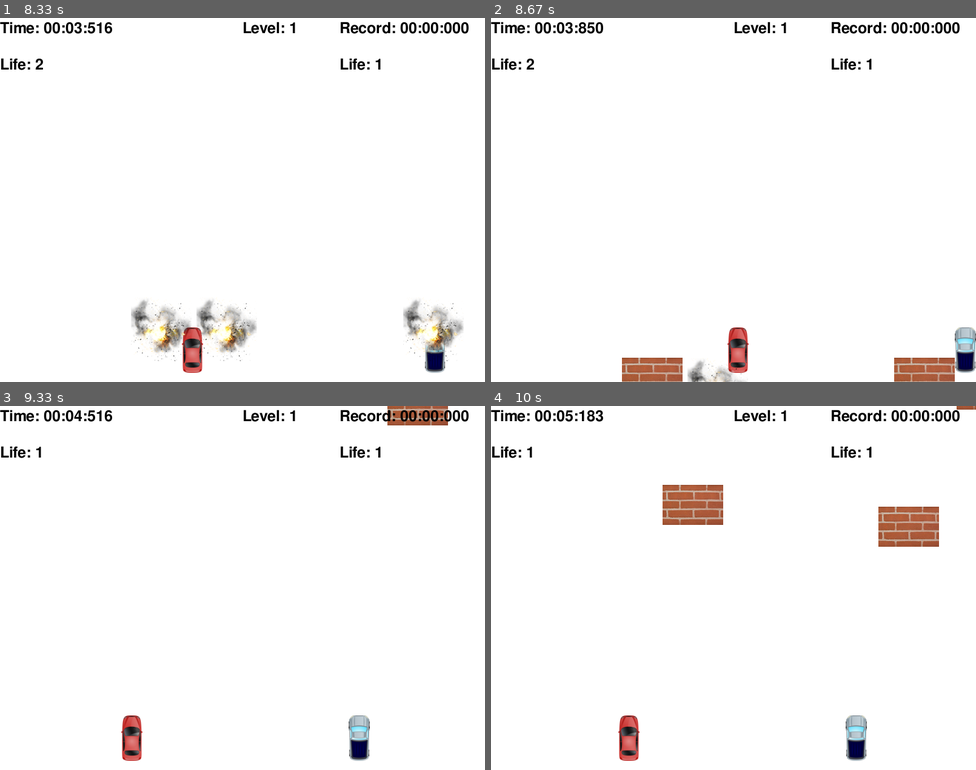
Above: before the commit, frames 1-4 (two rows, left to right).
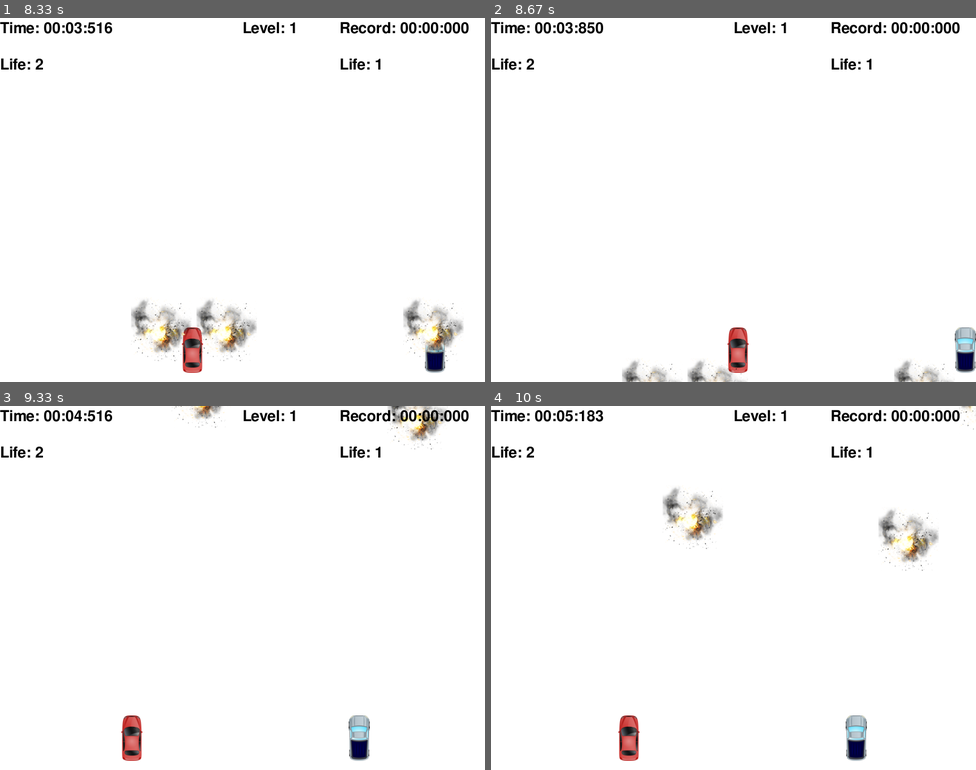
Above: after the commit, the same moments.

Repository: yan-ren/Pygame_playground
Game: pygame game, started from racing_car/racing.py
The game is run twice, just before and just after one commit, with the same random seed, the same clock (stepped at 60 frames per second) and the same inputs.
Inputs (mouse positions are in pixels of both pictures, inside the frame that each line leads up to):
- Up to frame 1 (8.33 s): click "GO!" at 0.38 s; click "Double Players" at 0.72 s; hold Right 1-1.47 s; move the mouse to (126, 203) at 1.03 s; hold Right 1.5-1.97 s; hold D 1.5-1.97 s; hold Left 2-2.53 s; hold A 2-2.53 s; hold Left 2.57-2.97 s; hold A 2.57-2.97 s; hold Right 3-3.63 s; hold D 3-3.63 s; hold Left 3.67-4.13 s; hold A 3.67-4.13 s; hold Right 4.17-4.63 s; hold D 4.17-4.63 s; click (252, 76) at 4.72 s; hold Right 5-5.47 s; hold D 5-5.47 s; hold Left 5.5-6.03 s; hold A 5.5-6.03 s; hold Left 6.07-6.47 s; hold A 6.07-6.47 s; hold Right 6.5-7.13 s; hold D 6.5-7.13 s; hold Left 7.17-7.63 s; hold A 7.17-7.63 s; hold Right 7.67-8.13 s; hold D 7.67-8.13 s; hold Right from 8.17 s (still down); hold D from 8.17 s (still down)
- Up to frame 2 (8.67 s): release Right at 8.63 s; release D at 8.63 s
- Up to frame 3 (9.33 s): hold Left 8.67-9.2 s; hold A 8.67-9.2 s; hold Left from 9.23 s (still down); hold A from 9.23 s (still down)
- Up to frame 4 (10 s): release Left at 9.63 s; release A at 9.63 s; hold Right from 9.67 s (still down); hold D from 9.67 s (still down)

Frame 1 is identical in both runs. In frame 2, 1.7% of the frame differs, in the area x 27-96%, y 93-100%; in frame 3, 1.0%; in frame 4, 3.2%, in the area x 7-100%, y 0-46%.

Commit message:
single car forward and backward

Diff:
--- a/racing_car/modules/block.py
+++ b/racing_car/modules/block.py
@@ -10,13 +10,13 @@
         self.initial_y = y
         self.speed = speed
         self.initial_speed = speed
-        self.attached = []
+        self.crashed = False
 
     def change_y(self):
         self.y += self.speed
 
     def random_x(self):
-        self.x = random.randint(0, constants.WINDOW_WIDTH - self.img.get_rect().width / 2)
+        return random.randint(0, constants.WINDOW_WIDTH - self.img.get_rect().width / 2)
 
     def get_width(self):
         return self.img.get_rect().width
@@ -24,8 +24,10 @@
     def get_height(self):
         return self.img.get_rect().height
 
-    def restore(self):
-        self.speed = self.initial_speed
-        self.y = self.initial_y
-        self.random_x()
-        self.attached = []
+    def get_height(self):
+        return self.img.get_rect().height
+
+    def set_to_top(self):
+        self.crashed = False
+        self.y = random.randint(-constants.WINDOW_HEIGHT, 0)
+        self.x = self.random_x()
--- a/racing_car/modules/car.py
+++ b/racing_car/modules/car.py
@@ -2,12 +2,13 @@
 
 
 class Car:
-    def __init__(self, id, img, x=constants.WINDOW_WIDTH * 0.45, y=constants.WINDOW_HEIGHT * 0.8, x_move=0):
+    def __init__(self, id, img, x=constants.WINDOW_WIDTH * 0.45, y=constants.WINDOW_HEIGHT * 0.8):
         self.id = id
         self.img = img
         self.x = x
         self.y = y
-        self.x_move = x_move
+        self.x_move = 0
+        self.y_move = 0
         self.x_start = self.x
         self.y_start = self.y
         self.life = 3
@@ -16,13 +17,20 @@
         self.x = self.x_start
         self.y = self.y_start
         self.x_move = 0
+        self.y_move = 0
         self.life = 3
 
     def change_x(self):
         self.x += self.x_move
 
+    def change_y(self):
+        self.y += self.y_move
+
     def get_width(self):
         return self.img.get_rect().width
+
+    def get_height(self):
+        return self.img.get_rect().height
 
     def __eq__(self, other):
         return self.id == other.id
--- a/racing_car/modules/utils.py
+++ b/racing_car/modules/utils.py
@@ -27,7 +27,9 @@
     if car.y < block.y + block.get_height():
         if block.x < car.x < block.x + block.get_width() or \
                 block.x < car.x + car.get_width() < block.x + block.get_width():
-            return True
+            if block.y < car.y < block.y + block.get_height() or \
+                    block.y < car.y + car.get_height() < block.y + block.get_height():
+                return True
     return False
 
 
--- a/racing_car/racing.py
+++ b/racing_car/racing.py
@@ -15,6 +15,7 @@
 car2_img = pygame.image.load('img/car2.png').convert_alpha()
 explosion_img = pygame.image.load('img/explosion.png').convert_alpha()
 fire_img = pygame.image.load('img/fire.png').convert_alpha()
+block1_img = pygame.image.load('img/brick-1.png').convert_alpha()
 
 # Global Variable
 crash_sound = pygame.mixer.Sound("audio/Crash.wav")
@@ -38,10 +39,11 @@
 
 def display_block(blocks):
     for b in blocks:
-        if len(b.attached) == 0:
+        if not b.crashed:
             display.blit(b.img, (b.x, b.y))
         else:
             display.blit(explosion_img, (b.x, b.y))
+
 
 def display_car(car):
     display.blit(car.img, (car.x, car.y))
@@ -326,21 +328,18 @@
 
 def game_init(game_type):
     if game_type == SINGLE_MODE:
-        globals()['car1'] = Car(1, car1_img, WINDOW_WIDTH * 0.45, WINDOW_HEIGHT * 0.85, 0)
-        globals()['car2'] = Car(2, car2_img, WINDOW_WIDTH * 0.45, WINDOW_HEIGHT * 0.85, 0)
+        globals()['car1'] = Car(1, car1_img, WINDOW_WIDTH * 0.45, WINDOW_HEIGHT * 0.85)
+        globals()['car2'] = Car(2, car2_img, WINDOW_WIDTH * 0.45, WINDOW_HEIGHT * 0.85)
     elif game_type == DOUBLE_MODE:
-        globals()['car1'] = Car(1, car1_img, WINDOW_WIDTH * 0.75, WINDOW_HEIGHT * 0.85, 0)
-        globals()['car2'] = Car(2, car2_img, WINDOW_WIDTH * 0.25, WINDOW_HEIGHT * 0.85, 0)
-    if len(globals()['block_list']) == 0:
-        globals()['block_list'].append(Block(pygame.image.load('img/brick-1.png').convert_alpha(),
-                                             random.randint(0, WINDOW_WIDTH), -WINDOW_HEIGHT, 5))
-        globals()['block_list'].append(Block(pygame.image.load('img/brick-1.png').convert_alpha(),
-                                             random.randint(0, WINDOW_WIDTH), -WINDOW_HEIGHT, 5))
-        globals()['block_list'].append(Block(pygame.image.load('img/brick-1.png').convert_alpha(),
-                                             random.randint(0, WINDOW_WIDTH), -WINDOW_HEIGHT, 5))
-    else:
-        for b in globals()['block_list']:
-            b.restore()
+        globals()['car1'] = Car(1, car1_img, WINDOW_WIDTH * 0.75, WINDOW_HEIGHT * 0.85)
+        globals()['car2'] = Car(2, car2_img, WINDOW_WIDTH * 0.25, WINDOW_HEIGHT * 0.85)
+    globals()['block_list'].clear()
+    globals()['block_list'].append(Block(block1_img,
+                                         random.randint(0, WINDOW_WIDTH), -WINDOW_HEIGHT, 5))
+    globals()['block_list'].append(Block(block1_img,
+                                         random.randint(0, WINDOW_WIDTH), -WINDOW_HEIGHT, 5))
+    globals()['block_list'].append(Block(block1_img,
+                                         random.randint(0, WINDOW_WIDTH), -WINDOW_HEIGHT, 5))
     globals()['score'] = 0
     globals()['level'] = 1
 
@@ -350,12 +349,9 @@
 
 def check_crash(car, blocks):
     for b in blocks:
-        if utils.crash_detection(car, b) and car not in b.attached:
-            b.attached.append(car)
+        if utils.crash_detection(car, b) and not b.crashed:
+            b.crashed = True
             return True
-        elif not utils.crash_detection(car, b):
-            if car in b.attached:
-                b.attached.remove(car)
     return False
 
 
@@ -374,6 +370,7 @@
                 pygame.quit()
                 sys.exit()
             if event.type == pygame.KEYDOWN:
+                # left right key
                 if event.key == pygame.K_LEFT:
                     left_key_pressed = True
                     car1.x_move = -5
@@ -382,8 +379,14 @@
                     car1.x_move = 5
                 elif event.key == pygame.K_p:
                     frame_pause()
+                # up down key
+                if event.key == pygame.K_UP:
+                    car1.y_move = -5
+                elif event.key == pygame.K_DOWN:
+                    car1.y_move = 5
 
             if event.type == pygame.KEYUP:
+                # left right key
                 if event.key == pygame.K_RIGHT and left_key_pressed:
                     right_key_pressed = False
                     car1.x_move = -5
@@ -396,6 +399,9 @@
                 elif event.key == pygame.K_LEFT:
                     left_key_pressed = False
                     car1.x_move = 0
+                # up down key
+                if event.key == pygame.K_UP or event.key == pygame.K_DOWN:
+                    car1.y_move = 0
 
         # movement variable handling
         # car stops on edge
@@ -405,17 +411,23 @@
         if car1.x > (WINDOW_WIDTH - car1.get_width()):
             car1.x_move = 0
             car1.x = WINDOW_WIDTH - car1.get_width()
-        # block passes car, initialize block position
+        if car1.y < 0:
+            car1.y_move = 0
+            car1.y = 0
+        if car1.y > (WINDOW_HEIGHT - car1.get_height()):
+            car1.y_move = 0
+            car1.y = WINDOW_HEIGHT - car1.get_height()
+        # block passes bottom, initialize block position
         for b in block_list:
             if b.y > WINDOW_HEIGHT:
-                b.y = random.randint(-WINDOW_HEIGHT, 0)
-                b.x = random.randint(0, WINDOW_WIDTH)
+                b.set_to_top()
                 score += 1
                 level = utils.calculate_level(score)
                 level_up = utils.level_up(score)
 
         # change movement variable
         car1.change_x()
+        car1.change_y()
         for b in block_list:
             b.change_y()
 
Not shown, changed: racing_car/README.md
